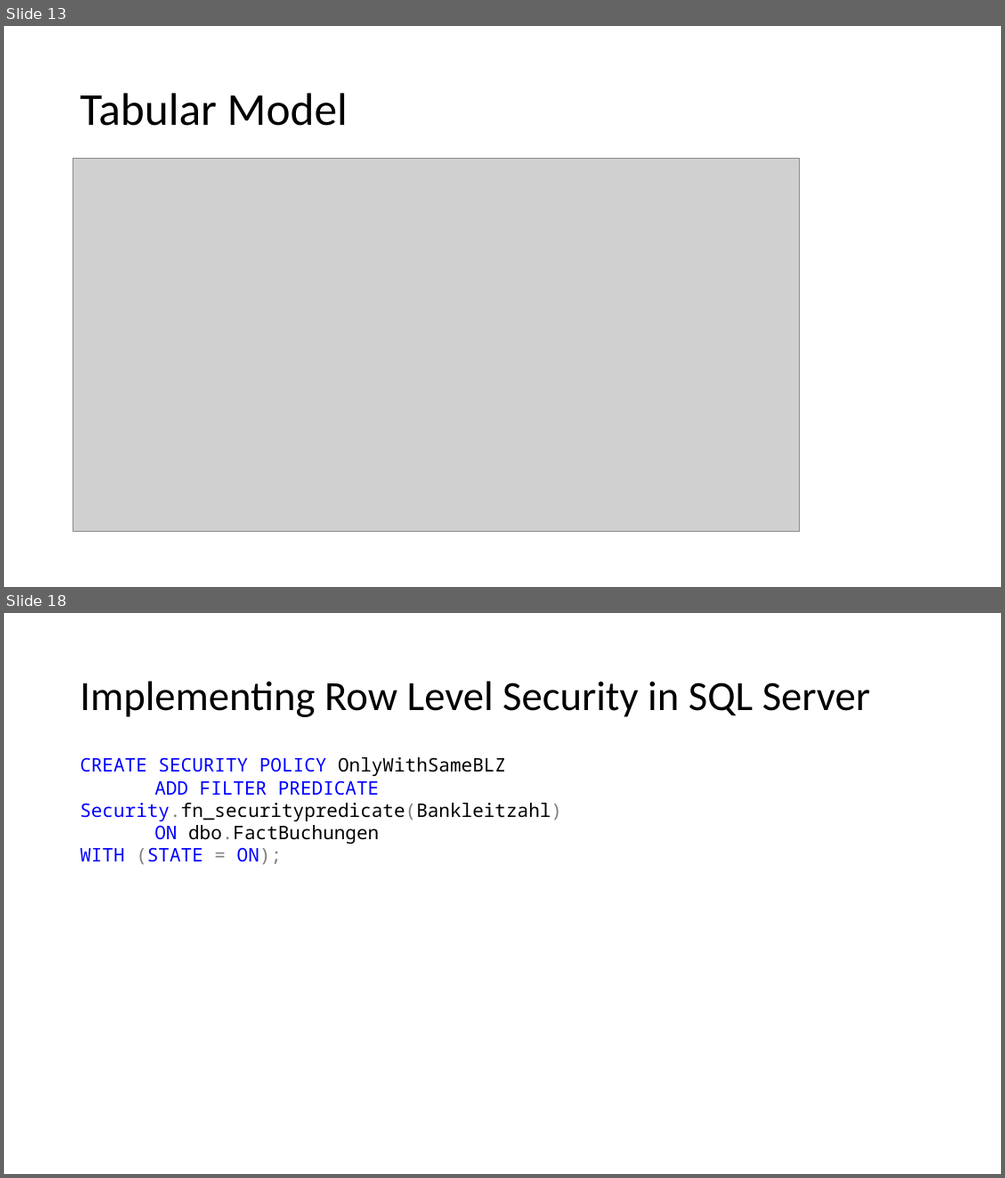
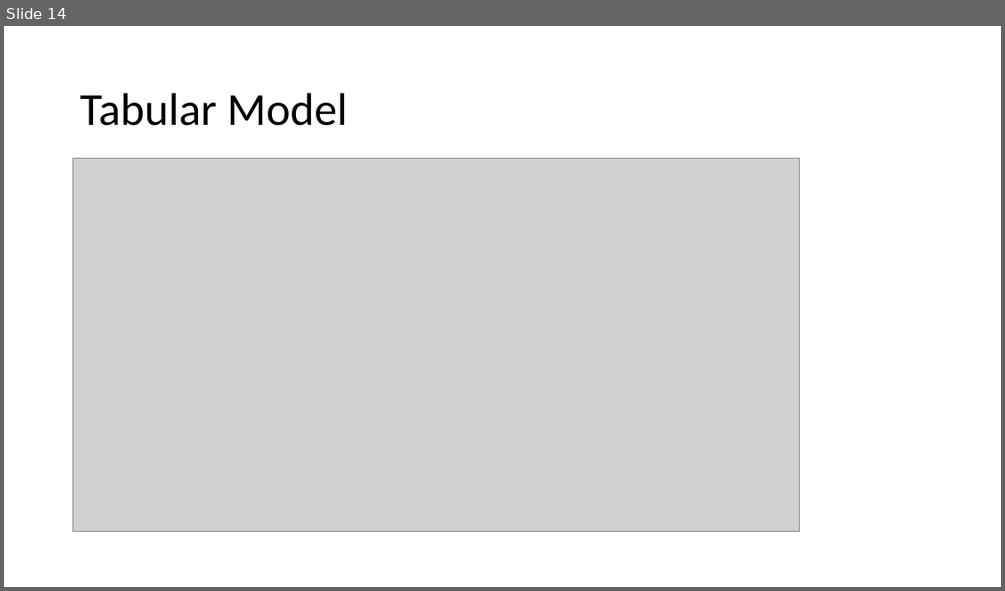
Before and after one commit to LukasSteindl/tabularmodelforfinance, a slide deck: Slides.pptx. Shown one above the other, each under a label of ours: slides 13 and 18 before the commit, slide 14 after it; the slides between them are not shown. The pictures are 1005x1178 and 1005x591 pixels, drawn with LibreOffice and Linux fonts; fonts in the diff are those of the drawing; grey boxes stand for pictures. Boxes give left, top, right and bottom in pixels: in the first picture for what was removed or moved away, otherwise in the second. Text is boxed around its words. In the diff, an @@ line names an element or a change of style, - is before the commit and + after.

```diff
--- a/Slides.pptx
+++ b/Slides.pptx
@@ slide 18 removed at [4, 613, 1001, 1174], background #FFFFFF @@
@@ title removed at [80, 681, 870, 717] @@
-Implementing Row Level Security in SQL Server
@@ text removed at [80, 757, 562, 865] @@
-CREATE SECURITY POLICY OnlyWithSameBLZ
-ADD FILTER PREDICATE Security.fn_securitypredicate(Bankleitzahl)
-ON dbo.FactBuchungen
-WITH (STATE = ON);
@@ what was slide 13 is now slide 14 @@
```
Also in this commit, not shown: 6 slides changed, 3 slides added, 2 other slides removed.
